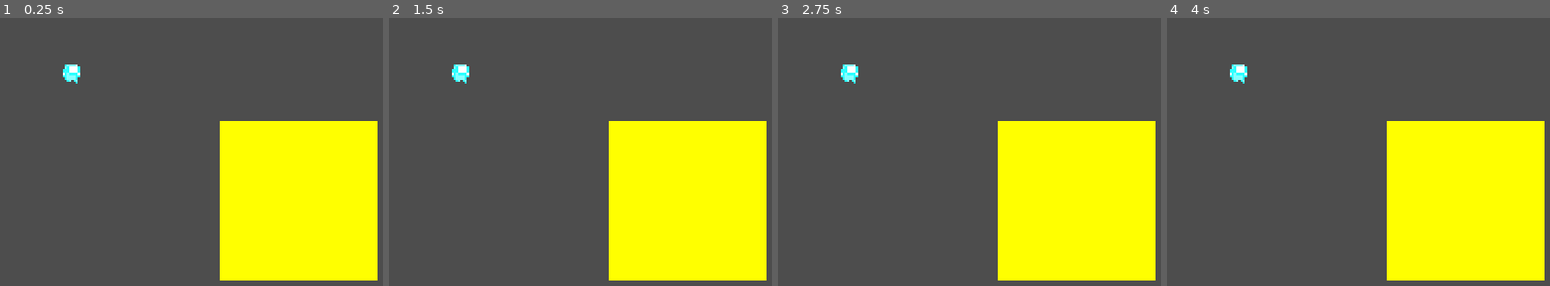
Above: before the commit, frames 1-4 (left to right).
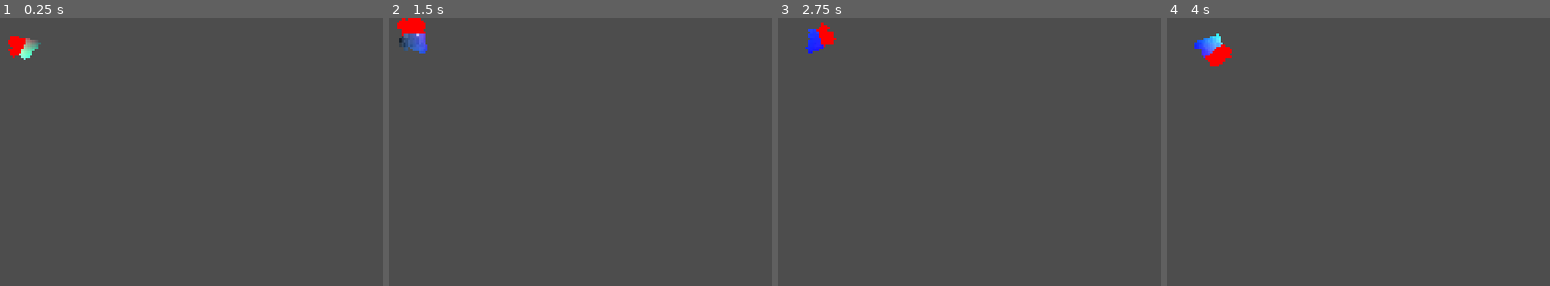
Above: after the commit, the same moments.

Repository: Nhanth123/shader-godot
Game: Godot game, scene res://scenes/debug_shader.tscn
Two runs of this game, one before a commit and one after it. Both use one fixed random seed, a clock stepped at 60 frames per second and the inputs below. Before the commit the project starts from res://scenes/gd_language.tscn.
Inputs (mouse positions are in pixels of both pictures, inside the frame that each line leads up to):
- Up to frame 1 (0.25 s): no input
- Up to frame 2 (1.5 s): move the mouse to (outside the picture) at 0.52 s; hold D (move_right) 0.53-1.28 s; click (outside the picture) at 0.67 s; tap Space (jump) at 0.77 s; move the mouse to (569, 243) at 1.27 s; hold A (move_left) from 1.28 s (still down)
- Up to frame 3 (2.75 s): tap Space (jump) at 1.52 s; move the mouse to (outside the picture) at 2.02 s; release A (move_left) at 2.03 s; hold D (move_right) from 2.03 s (still down)
- Up to frame 4 (4 s): move the mouse to (outside the picture) at 2.77 s; click (outside the picture) at 2.92 s; tap Space (jump) at 3.02, 3.77 s; tap Enter at 3.5 s; move the mouse to (outside the picture) at 3.52 s; release D (move_right) at 3.53 s; hold A (move_left) from 3.53 s (still down)

The runs differ from the first frame. In frame 1, 25% of the frame differs, in the area x 2-99%, y 6-98%; in frame 2, 26%, in the area x 2-99%, y 0-98%; in frame 3, 25%; in frame 4, 25%.

Commit message:
debug in shader

Diff:
--- a/project.godot
+++ b/project.godot
@@ -11,7 +11,7 @@
 [application]
 
 config/name="101"
-run/main_scene="uid://dnm3ecvrcjkcg"
+run/main_scene="uid://cqsl7kjxf83r6"
 config/features=PackedStringArray("4.4", "Forward Plus")
 config/icon="res://icon.svg"
 
--- /dev/null
+++ b/scenes/debug_shader.gdshader
@@ -0,0 +1,20 @@
+shader_type canvas_item;
+
+uniform sampler2D arrow;
+
+void vertex() {
+	VERTEX *= 1.0 + abs(sin(UV.y * TIME));
+	VERTEX.x += UV.y * 2.0 + float(VERTEX_ID) * sin(TIME * 5.0) * 10.0;
+	VERTEX = -vec2(128.0 / 10.0 + cos(TIME) * VERTEX.x + sin(TIME) * VERTEX.y, 128.0 / 10.0 + sin(TIME) * VERTEX.x + -cos(TIME) * VERTEX.y);
+}
+
+void fragment() {
+	vec3 c = vec3(UV * 1.6 * abs(cos(0.5 * TIME)), UV.y + 1.3 * abs(sin(0.5 * TIME)));
+	vec3 t = texture(TEXTURE, vec2(UV.x + sin(TIME * 15.0) * UV.y * 0.1, UV.y)).bbb;
+	vec3 ar = texture(arrow, UV).rgb;
+	COLOR.rgb = mix(c, t, UV.y * sin(TIME));
+
+	if (UV.x > 0.5){
+		COLOR.rgb = vec3(1.0, 0.0, 0.0);
+	}
+}
--- /dev/null
+++ b/scenes/debug_shader.tscn
@@ -0,0 +1,15 @@
+[gd_scene load_steps=4 format=3 uid="uid://cqsl7kjxf83r6"]
+
+[ext_resource type="Shader" uid="uid://2tkeigd21o3g" path="res://scenes/debug_shader.gdshader" id="1_jcg6k"]
+[ext_resource type="Texture2D" uid="uid://cealdlq531836" path="res://assets/character/ninja_frog.png" id="1_unvcu"]
+
+[sub_resource type="ShaderMaterial" id="ShaderMaterial_bvv1w"]
+shader = ExtResource("1_jcg6k")
+
+[node name="DebugShader" type="Node2D"]
+
+[node name="Sprite2D" type="Sprite2D" parent="."]
+material = SubResource("ShaderMaterial_bvv1w")
+position = Vector2(214, 99)
+scale = Vector2(2, 2)
+texture = ExtResource("1_unvcu")
Not shown, added: scenes/debug_shader.gdshader.uid
